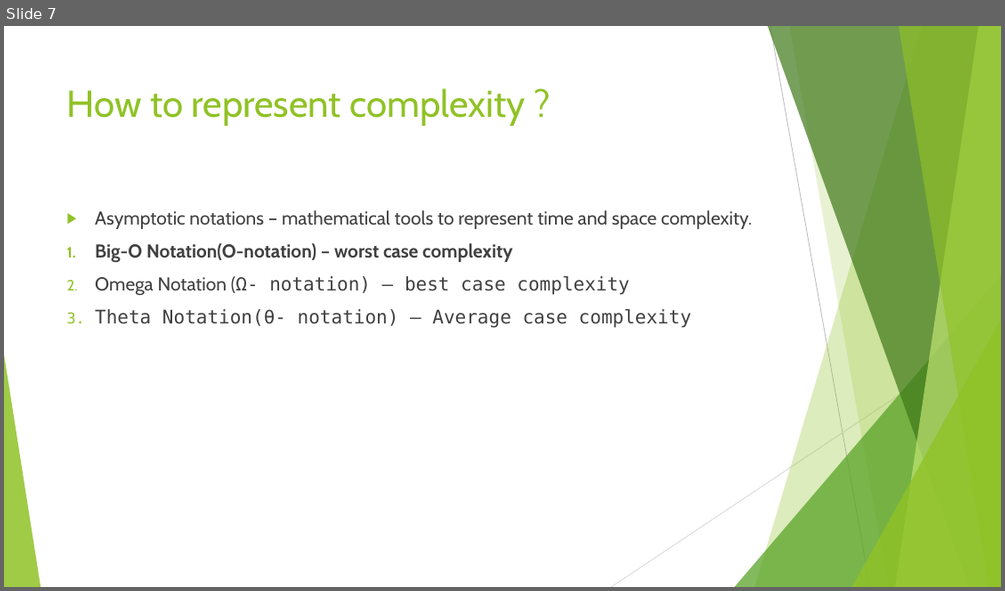
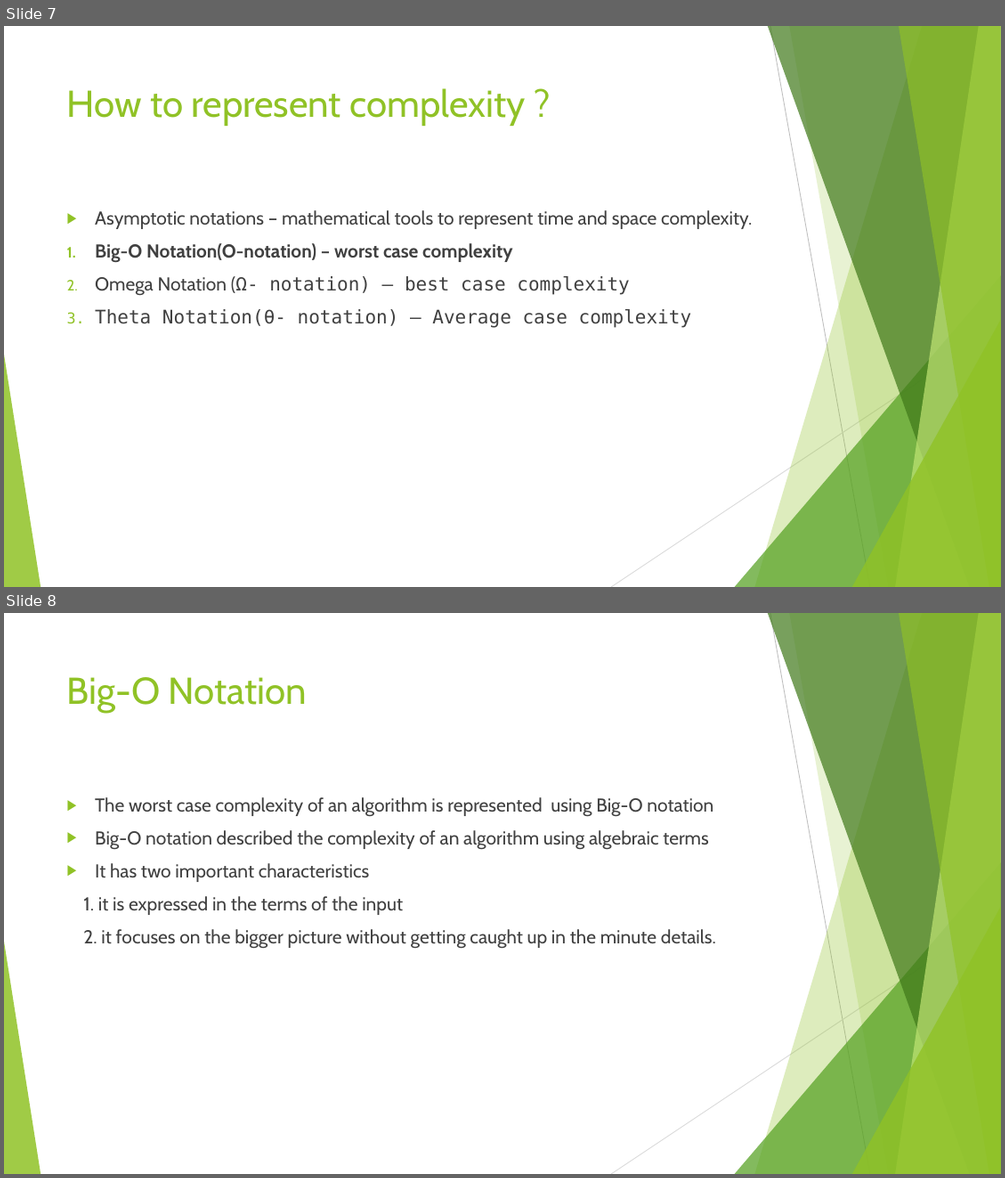
Before and after one commit to divyaparyani67/DSA, a slide deck: DSA- Learning.pptx. Shown one above the other, each under a label of ours: slide 7 before the commit, slides 7 and 8 after it. The pictures are 1005x591 and 1005x1178 pixels, drawn with LibreOffice and Linux fonts; fonts in the diff are those of the drawing. Boxes give left, top, right and bottom in pixels: in the first picture for what was removed or moved away, otherwise in the second. Text is boxed around its words. In the diff, an @@ line names an element or a change of style, - is before the commit and + after.

```diff
--- a/DSA- Learning.pptx
+++ b/DSA- Learning.pptx
@@ slide 8 added at bbox=[4, 613, 1001, 1174], background #FFFFFF; not listed: 10 template elements that a slide beside it also shows @@
@@ title added at bbox=[67, 677, 307, 713], 36 pt, text #90C226 @@
+Big-O Notation
@@ text added at bbox=[83, 797, 716, 949], 18 pt, text #404040 @@
+▶ The worst case complexity of an algorithm is represented using Big-O notation
+▶ Big-O notation described the complexity of an algorithm using algebraic terms
+▶ It has two important characteristics
+1. it is expressed in the terms of the input
+2. it focuses on the bigger picture without getting caught up in the minute details.
```
Also in this commit, not shown: 10 other slides added, 1 other file.
